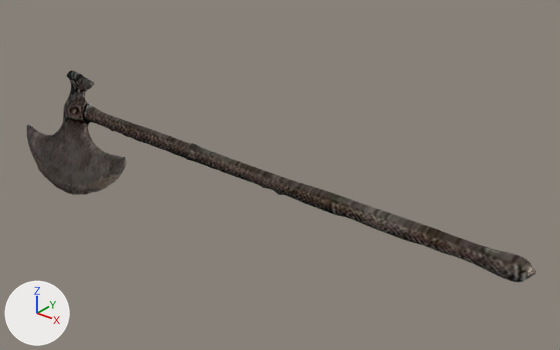
An edit to the glTF model public/models/alkafeel/kfl-2184.glb, drawn before and after from the same camera.
Rendered twice from a camera (50 mm lens) standing at (0.751, -0.793, 0.55) and looking at (0.066, 0.063, 0.019). The lights are fixed; the arrows at lower left show +X, +Y and +Z. The older version comes first.

The first picture shows 'kfl-2184'.
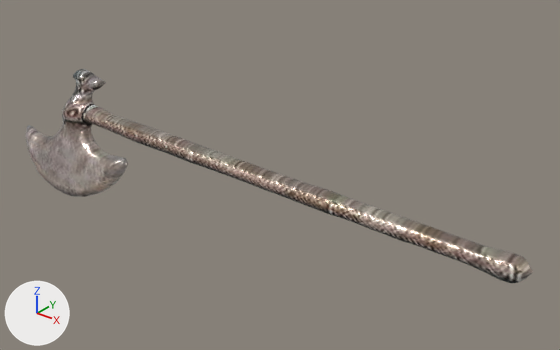
Scene script edits in JSON lines:
```json
{"op": "add", "block": "mat_alkafeel_watertight_pbr", "code": ["mat_alkafeel_watertight_pbr = bpy.data.materials.new('AlKafeel_Watertight_PBR')", "# uses the picture img_image_0", "# uses the picture img_image_1", "# uses the picture img_image_2"]}
{"block": "me_kfl_2184", "where": "# used by ob_kfl_2184; location = (0.0, 0.0, 0.0)"}
{"op": "remove", "block": "me_kfl_2184", "code": "me_kfl_2184.from_pydata(...)  # 2828 vertices, 5652 faces; spans x -0.5..0.5, y -0.043..0.025, z -0.11..0.11"}
{"op": "remove", "block": "me_kfl_2184", "code": "me_kfl_2184.materials.append(mat_damascusgoldpbr)"}
{"op": "add", "block": "me_kfl_2184", "code": "me_kfl_2184.from_pydata(...)  # 2828 vertices, 5652 faces; spans x -0.493..0.496, y -0.051..0.047, z -0.11..0.11"}
{"block": "me_kfl_2184", "change": "me_kfl_2184 part 1: 2825 of 2828 vertices moved; they spanned x -0.5..0.5, y -0.043..0.025, z -0.11..0.11 and now span x -0.493..0.496, y -0.051..0.047, z -0.11..0.11; mean shift (0.004, -0.001, 0.0); largest move (-0.371, 0.025, 0.099) -> (-0.364, 0.047, 0.097)"}
{"op": "add", "block": "me_kfl_2184", "code": "me_kfl_2184.materials.append(mat_alkafeel_watertight_pbr)"}
```

Where the change shows, as pixel boxes [x1, y1, x2, y2] in the pictures (560 x 350 px):
```json
{"object": "kfl-2184", "change": "recoloured, reshaped", "before": [27, 70, 536, 282], "after": [26, 69, 533, 283]}
```
